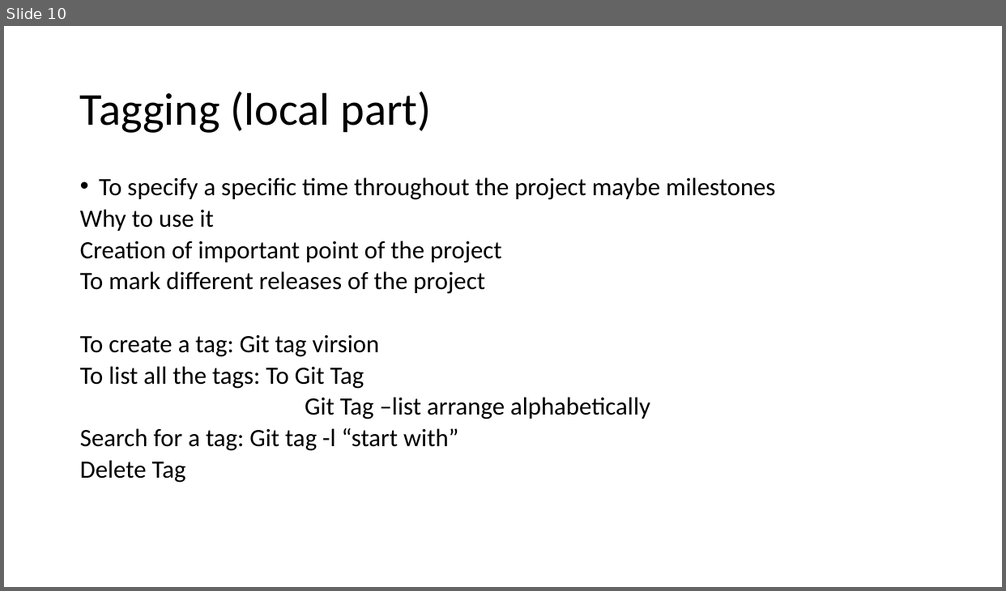
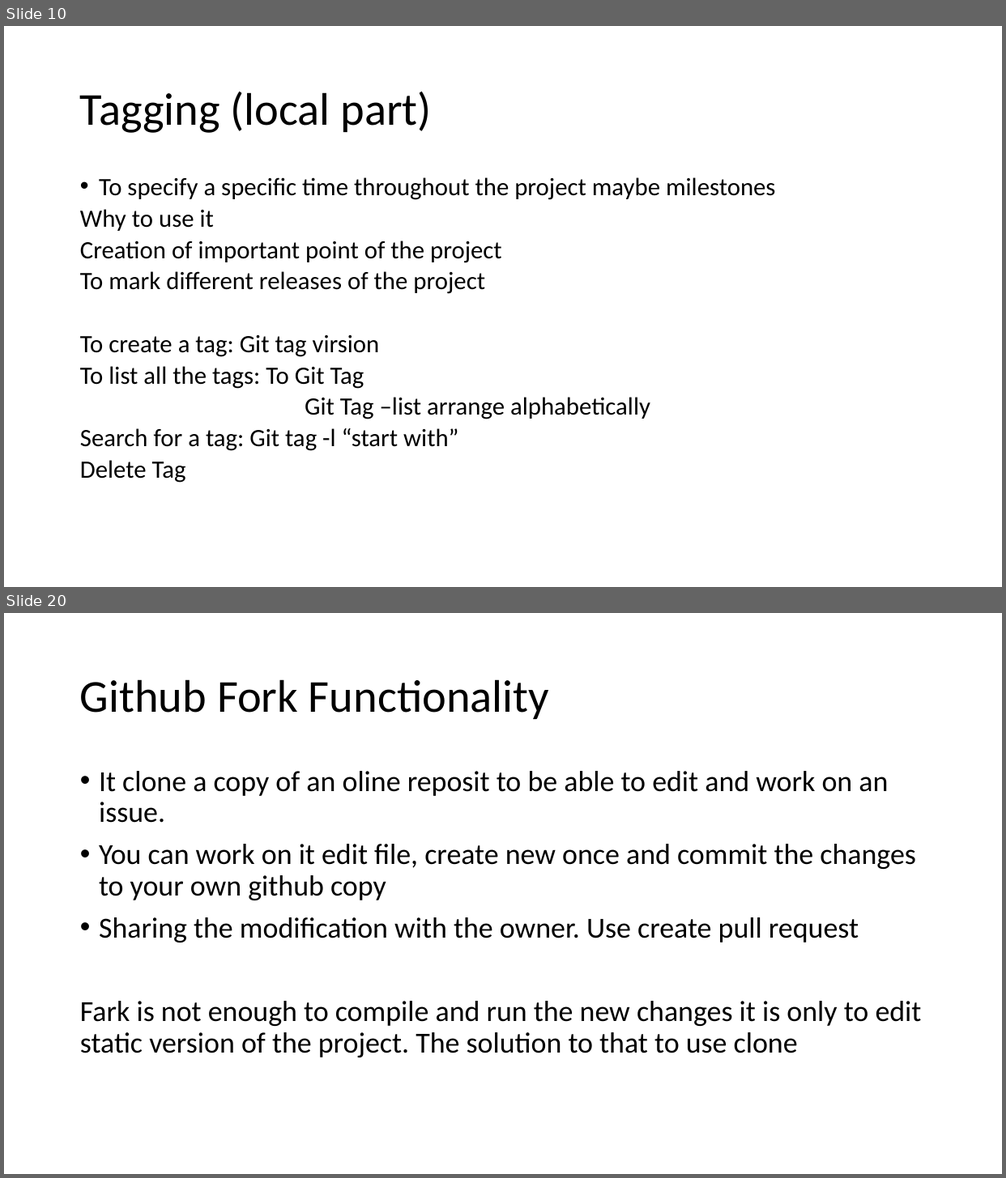
Before and after one commit to Kawthersaeedi/GitProgictTo-learn-, a slide deck: Git and Github ppt.odp. Shown one above the other, each under a label of ours: slide 10 before the commit, slides 10 and 20 after it; the slides between them are not shown. The pictures are 1006x591 and 1006x1178 pixels, drawn with LibreOffice and Linux fonts; fonts in the diff are those of the drawing. Boxes give left, top, right and bottom in pixels: in the first picture for what was removed or moved away, otherwise in the second. Text is boxed around its words. In the diff, an @@ line names an element or a change of style, - is before the commit and + after.

```diff
--- a/Git and Github ppt.odp
+++ b/Git and Github ppt.odp
@@ slide 20 added at box(4, 613, 1002, 1174), background #FFFFFF @@
@@ title added at box(80, 679, 549, 719), 44 pt, text #000000 @@
+Github Fork Functionality
@@ text added at box(80, 771, 922, 1058), 28 pt, text #000000 @@
+• It clone a copy of an oline reposit to be able to edit and work on an issue.
+• You can work on it edit file, create new once and commit the changes to your own github copy
+• Sharing the modification with the owner. Use create pull request
+Fark is not enough to compile and run the new changes it is only to edit static version of the project. The solution to that to use clone
```
Also in this commit, not shown: 1 slide changed, 9 other slides added, 7 other files.
